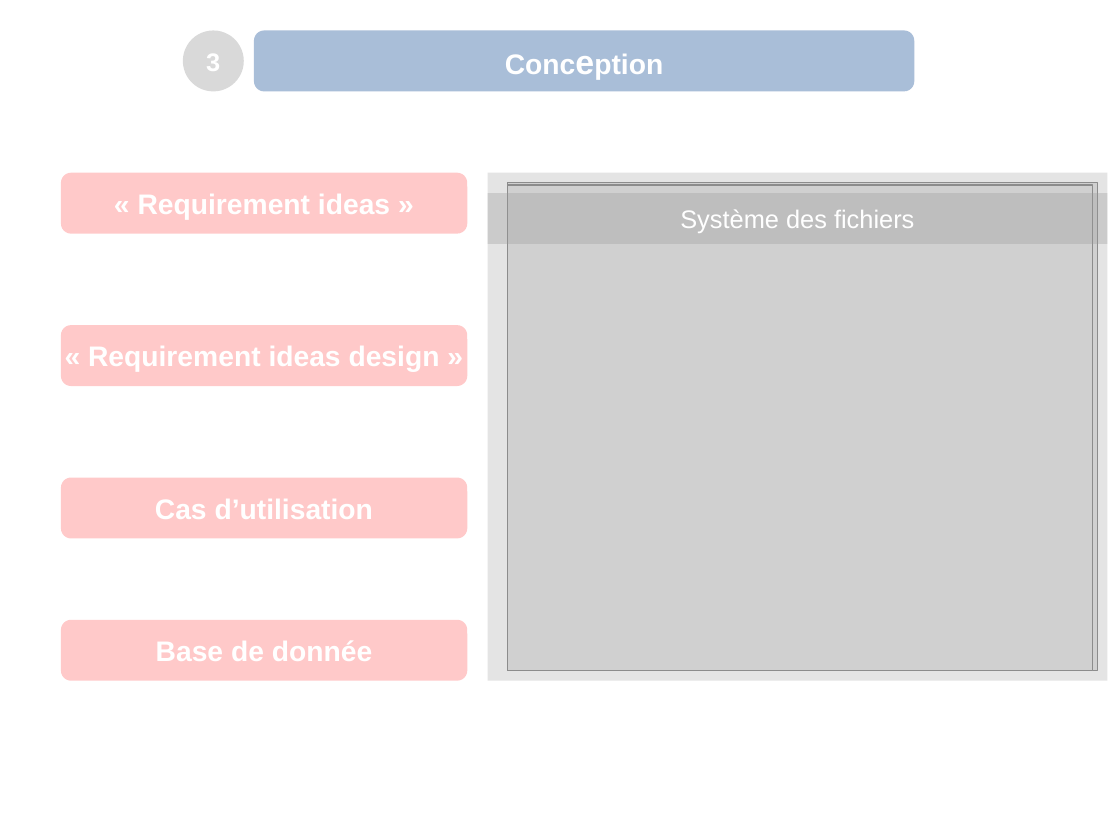
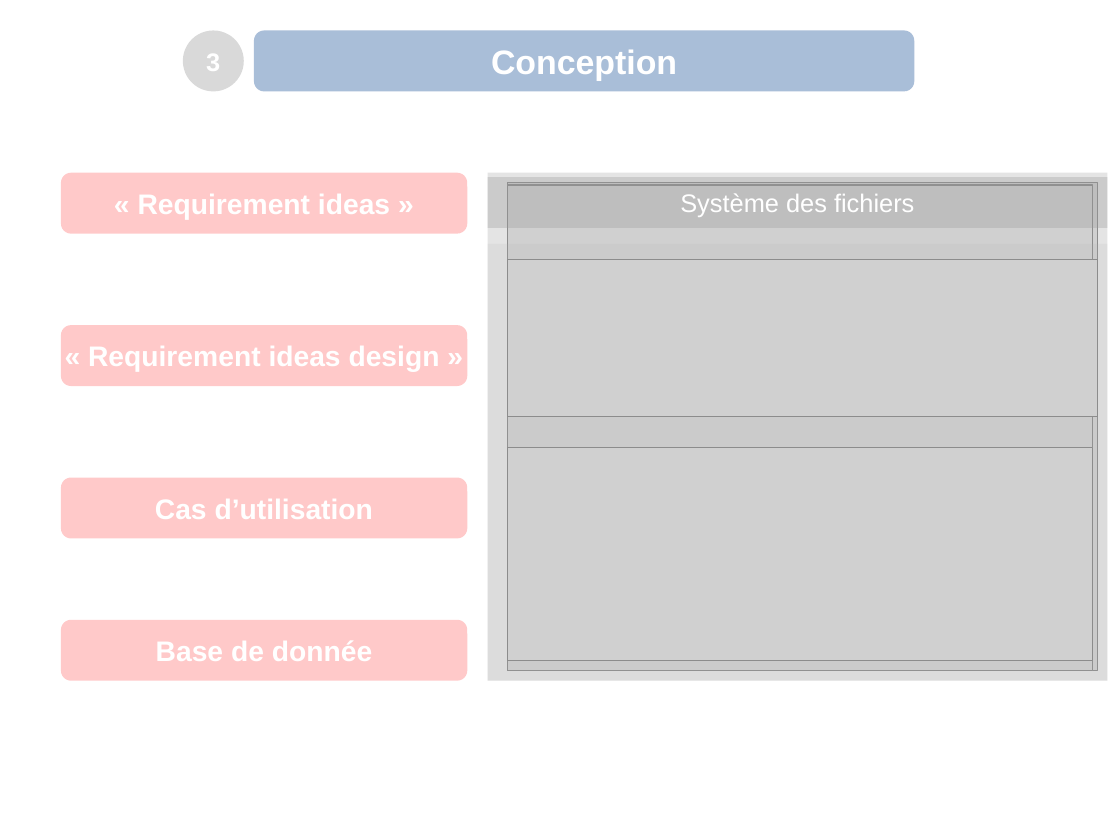
Before and after one commit to amine95bz/PFE, a slide deck: slide 8 of presentation.odp (slide 9 before the commit). Drawn at 1120x840 pixels with LibreOffice and Linux fonts; fonts in the diff are those of the drawing; grey boxes stand for pictures; background and template pictures are left out. Boxes give left, top, right and bottom in pixels: in the first picture for what was removed or moved away, otherwise in the second. Text is boxed around its words. In the diff, an @@ line names an element or a change of style, - is before the commit and + after.

```diff
--- a/presentation.odp
+++ b/presentation.odp
@@ rounded rectangle "Conception" at bbox=[254, 30, 915, 91]: size 20 to 24 pt @@
@@ rectangle "Système des fichiers": place and size @@
-rectangle "Système des fichiers" at bbox=[488, 193, 1108, 244]
+rectangle "Système des fichiers" at bbox=[488, 177, 1108, 228]
@@ rectangle added at bbox=[488, 244, 1108, 681], fill #B2B2B2 at 14% opacity @@
@@ picture added at bbox=[508, 259, 1098, 417] @@
@@ picture added at bbox=[508, 447, 1094, 661] @@
```
Also in this commit, not shown: 8 other slides changed, 1 slide removed, 1 other file.
